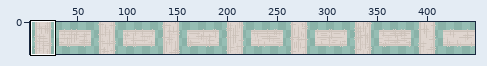
A sprite sheet gets an edit: Game Sprites/LinenTiles.png. The first picture is a wide view before the edit; the outline marks the close-up.
Close-up. Before the edit:
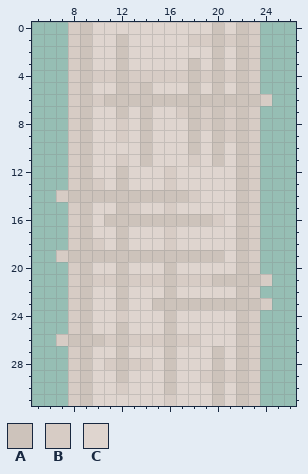
The file is 448x32 pixels. Pixels under 10% opacity are left out. Shown: x 5..26, y 0..31. The wide view leaves out empty margins. The commit also changed other parts of the picture, which this record leaves out.
Palette (. is transparent): A #cdc3bb  B #d7ccc5  C #dfd5cf
Pixels before, first column x 7:
 0 .BACCCCCCCCCCACAB.
 1 .BACCACCCCCBBABAB.
 2 .BACCACCCCCCCACAB.
 3 .BACCACCCCCACACAB.
 4 .BABBABBBBBABABAB.
 5 .BACCABACCCACACAB.
 6 .BABAAAAAAAAAAAAAB
 7 .BACCACACCBABABAB.
 8 .BACCBCACCCABABAB.
 9 .BACCBCACCCACABAB.
10 .BACCCCACCCACACAB.
11 .BACCBCACCCBCACAB.
12 .BACCACCCBCCCCCAB.
13 .BABCACCCBCCCCCAB.
14 BAAAAAAAAAABCCCAB.
15 .BACCABCCBCCCCCAB.
16 .BACAAAAAAAAABCAB.
17 .BACCACCCBCCCCCAB.
18 .BABCACCCBCCCCCAB.
19 BAAAAAAAAAAAAACAB.
20 .BACCACCCACCCCCAB.
21 .BABBABBBABBBAAAAB
22 .BACCACCCACCCCCAB.
23 .BACCACCAAAAAAAAAB
24 .BACCBCCCACCCCCAB.
25 .BACCACCCACCCCCAB.
26 BAAABABBBABBCCCAB.
27 .BACCACCCACCCACAB.
28 .BACBABBCACCCACAB.
29 .BACCACCCACCBABAB.
30 .BACCBCCCACCCACAB.
31 .BACCCCCCBCCCACAB.
New version:
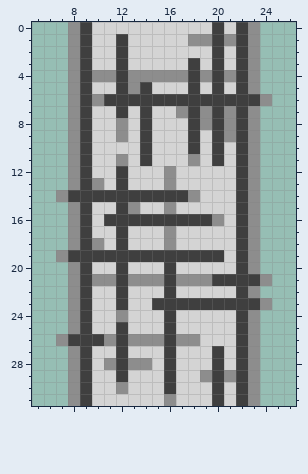
What changed:
colour A: #cdc3bb -> #3f3f3f
colour B: #d7ccc5 -> #8d8d8d
colour C: #dfd5cf -> #d4d4d4
Where, in picture pixels (left, top, right, bottom), the same in both close-ups:
changed: (56, 22, 272, 406)
